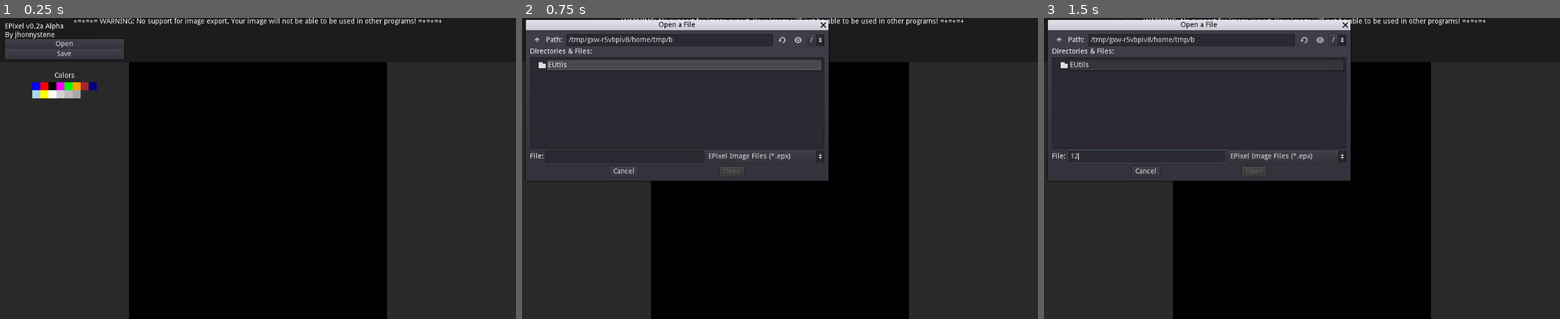
Above: before the commit, frames 1-3 (left to right).
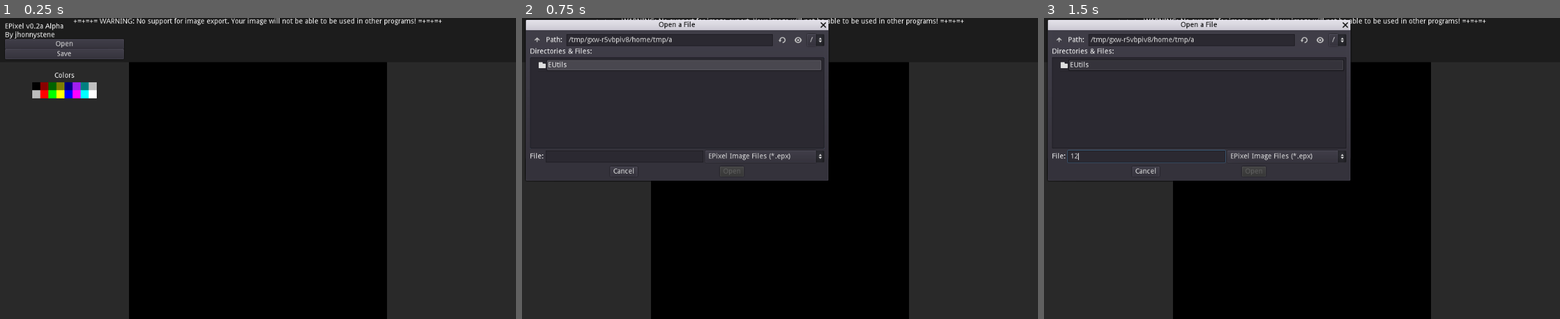
Above: after the commit, the same moments.

Repository: jhonnystene/EPixel
Game: Godot game, scene res://EPixel_Main.tscn
The game is run twice, just before and just after one commit, with the same random seed, the same clock (stepped at 60 frames per second) and the same inputs.
Inputs (mouse positions are in pixels of both pictures, inside the frame that each line leads up to):
- Up to frame 1 (0.25 s): no input
- Up to frame 2 (0.75 s): click "Open" at 0.5 s
- Up to frame 3 (1.5 s): click (1147, 156) at 1.27 s; type "12" at 1.35 s

The runs differ from the first frame. In frame 1, 0.7% of the frame differs, in the area x 6-19%, y 21-27%; in frame 2, less than 0.1%; in frame 3, less than 0.1%.

Commit message:
Better color palette

Diff:
--- a/EPixel_Main.gd
+++ b/EPixel_Main.gd
@@ -1,11 +1,8 @@
 extends Control
-
-#onready var EUtilsUI = get_node("/root/PlayerVariables")
 
 var image
 
 const IMAGE_DIMENSIONS = 32
-
 const COLOR_BLUE = Color(0, 0, 204, 255)
 const COLOR_RED = Color(255, 0, 0, 255)
 const COLOR_BLACK = Color(0, 0, 0, 255)
@@ -23,7 +20,8 @@
 const COLOR_DARKGRAY = Color(78, 78, 78, 255)
 const COLOR_VERYDARKGRAY = Color(24, 24, 24, 255)
 
-const COLORS = [Color.blue, Color.red, Color.black, Color.magenta, Color.green, Color.orange, Color.brown, Color.navyblue, Color.lightblue, Color.yellow, Color.white, Color.lightgray, Color.gray, Color.darkgray]
+#const COLORS = [Color.blue, Color.red, Color.black, Color.magenta, Color.green, Color.orange, Color.brown, Color.navyblue, Color.lightblue, Color.yellow, Color.white, Color.lightgray, Color.gray, Color.darkgray]
+const COLORS = [Color.black, Color.darkred, Color.darkgreen, Color.olive, Color.navyblue, Color.purple, Color.teal, Color.silver, Color.gray, Color.red, Color.lime, Color.yellow, Color.blue, Color.fuchsia, Color.aqua, Color.white]
 var currentColor = Color.blue
 var pixel = preload("res://Pixel.tscn")
 
